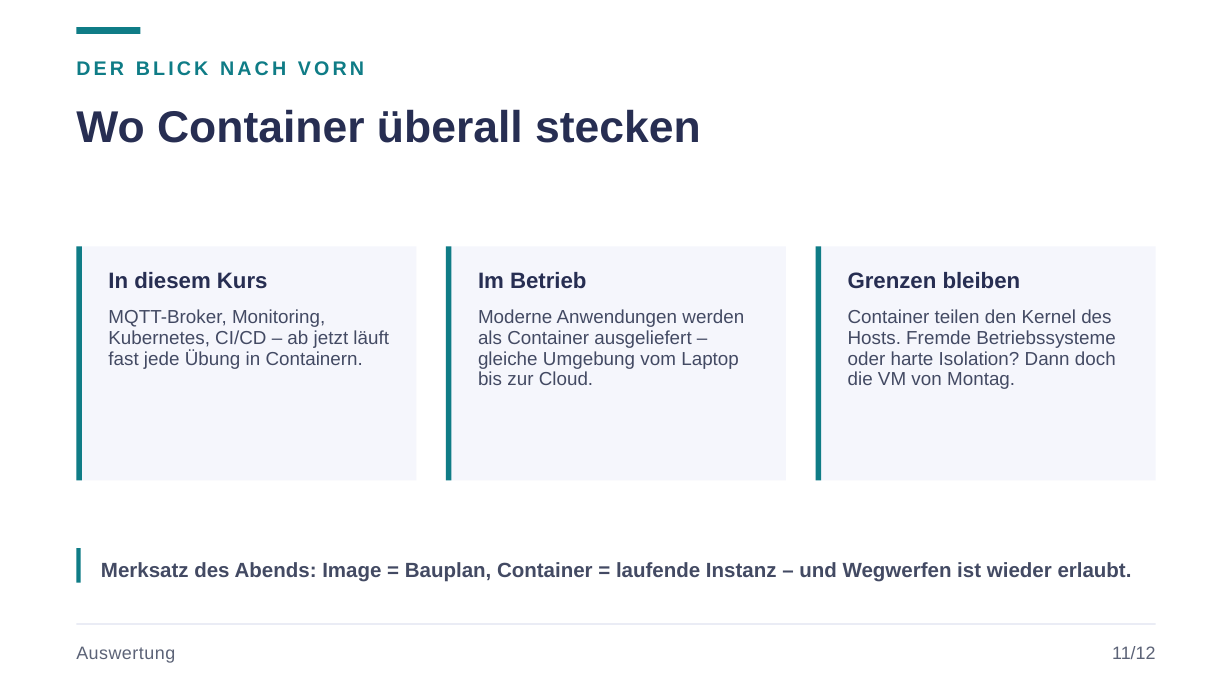
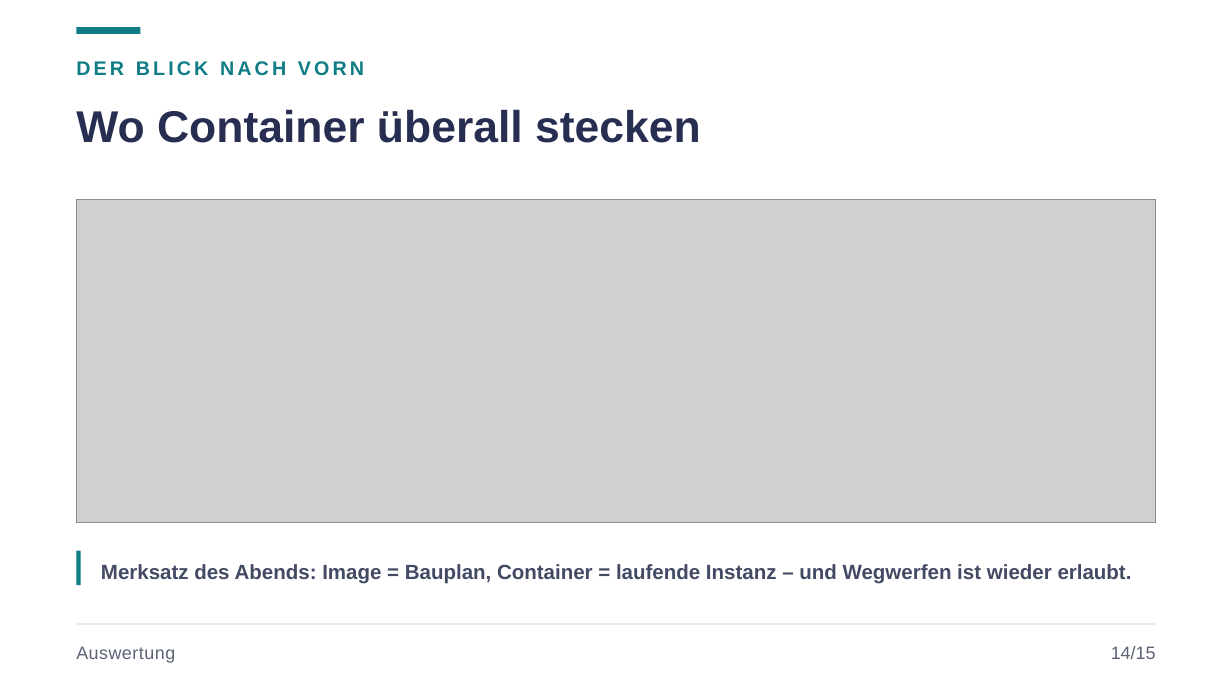
Before and after one commit to JacobMenge/kurs-unterlagen, a slide deck: slide 17 of folien/05-docker-einfuehrung.pptx (slide 14 before the commit). Drawn at 1232x693 pixels with LibreOffice and Linux fonts; fonts in the diff are those of the drawing; grey boxes stand for pictures. Boxes give left, top, right and bottom in pixels: in the first picture for what was removed or moved away, otherwise in the second. Text is boxed around its words. In the diff, an @@ line names an element or a change of style, - is before the commit and + after.

```diff
--- a/folien/05-docker-einfuehrung.pptx
+++ b/folien/05-docker-einfuehrung.pptx
@@ picture added at <box>76,200,1156,522</box> @@
@@ rectangle removed at <box>76,246,416,480</box> @@
@@ rectangle removed at <box>76,246,81,480</box> @@
@@ rectangle removed at <box>446,246,786,480</box> @@
@@ rectangle removed at <box>446,246,451,480</box> @@
@@ rectangle removed at <box>816,246,1156,480</box> @@
@@ rectangle removed at <box>816,246,821,480</box> @@
@@ text removed at <box>108,272,268,289</box> @@
-In diesem Kurs
@@ text removed at <box>478,272,586,288</box> @@
-Im Betrieb
@@ text removed at <box>848,272,1021,289</box> @@
-Grenzen bleiben
@@ text removed at <box>108,309,389,369</box> @@
-MQTT-Broker, Monitoring, Kubernetes, CI/CD – ab jetzt läuft fast jede Übung in Containern.
@@ text removed at <box>478,309,744,385</box> @@
-Moderne Anwendungen werden als Container ausgeliefert – gleiche Umgebung vom Laptop bis zur Cloud.
@@ text removed at <box>848,309,1116,389</box> @@
-Container teilen den Kernel des Hosts. Fremde Betriebssysteme oder harte Isolation? Dann doch die VM von Montag.
@@ text at <box>1111,646,1156,659</box>: text changed @@
-11/12
+14/15
```
Also in this commit, not shown: 12 other slides changed, 3 slides added, 2 other files.
